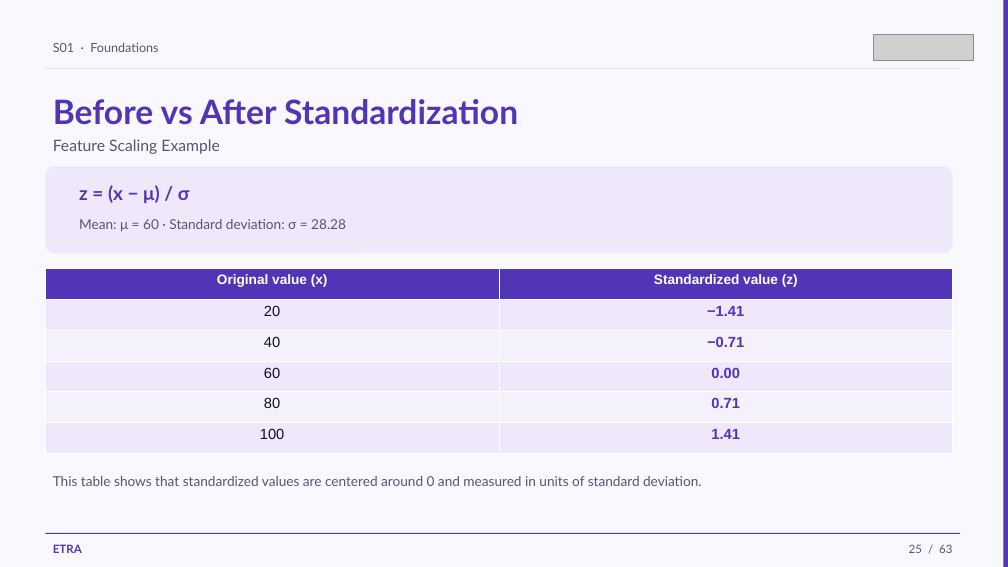
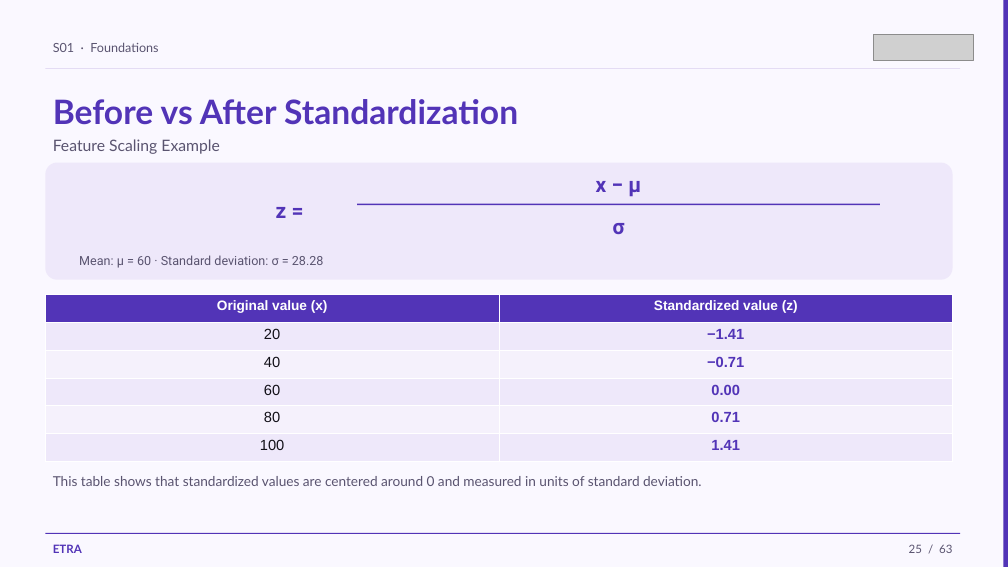
Before and after one commit to iksasa15/AI-ML, a slide deck: slide 25 of web-presentation/pdf-exports/Week1-Session1-Foundations.pptx. Drawn at 1008x567 pixels with LibreOffice and Linux fonts; fonts in the diff are those of the drawing; grey boxes stand for pictures. Boxes give left, top, right and bottom in pixels: in the first picture for what was removed or moved away, otherwise in the second. Text is boxed around its words. In the diff, an @@ line names an element or a change of style, - is before the commit and + after.

```diff
--- a/web-presentation/pdf-exports/Week1-Session1-Foundations.pptx
+++ b/web-presentation/pdf-exports/Week1-Session1-Foundations.pptx
@@ rounded rectangle: place and size @@
-rounded rectangle at bbox=[45, 166, 953, 253]
+rounded rectangle at bbox=[45, 163, 953, 280]
@@ text "x − μ" at bbox=[596, 181, 641, 197]: vertical alignment top to bottom @@
@@ text added at bbox=[276, 207, 287, 218], 20 pt, text #5234B7, bold @@
+z =
@@ rectangle added at bbox=[357, 203, 880, 205], fill #5234B7 @@
@@ text at bbox=[596, 181, 641, 197]: text changed; size 18 to 20 pt; font Lato to Roboto @@
-z = (x − μ) / σ
+x − μ
@@ text added at bbox=[613, 223, 625, 234], 20 pt, text #5234B7, bold @@
+σ
@@ text "Mean: μ = 60 · ...": place and size @@
-text "Mean: μ = 60 · ..." at bbox=[79, 219, 346, 232]
+text "Mean: μ = 60 · ..." at bbox=[79, 255, 324, 268]
@@ text "Mean: μ = 60 · ..." at bbox=[79, 255, 324, 268]: size 13 to 12 pt, font Lato to Roboto @@
@@ table: place and size @@
-table at bbox=[45, 268, 953, 454]
+table at bbox=[45, 295, 953, 461]
```
Also in this commit, not shown: 7 other slides changed, 2 other files.
